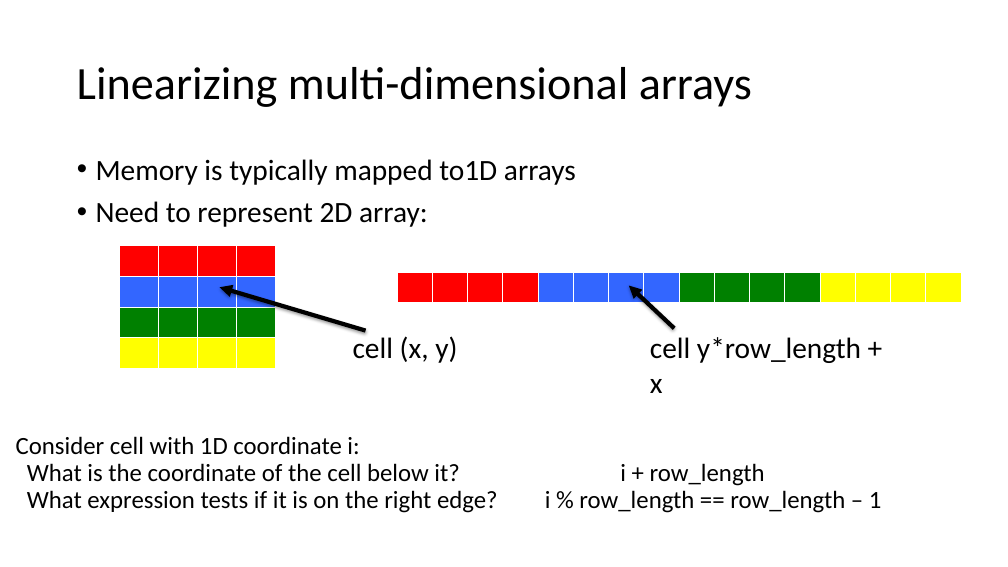
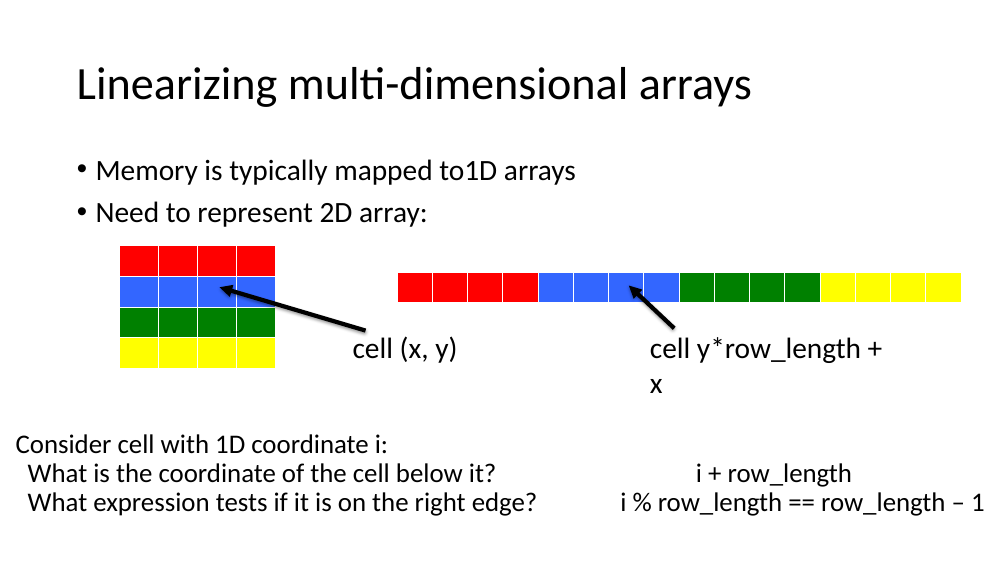
Before and after one commit to TeachingUndergradsCHC/modules, a slide deck: slide 14 of Programming/sycl/lecture_slides.pptx. Drawn at 1008x567 pixels with LibreOffice and Linux fonts; fonts in the diff are those of the drawing. Boxes give left, top, right and bottom in pixels: in the first picture for what was removed or moved away, otherwise in the second. Text is boxed around its words. In the diff, an @@ line names an element or a change of style, - is before the commit and + after.

```diff
--- a/Programming/sycl/lecture_slides.pptx
+++ b/Programming/sycl/lecture_slides.pptx
@@ text "Consider cell with 1D coordinate ..." at [16,434,985,516]: size 23.7 to 25.6 pt @@
```
Also in this commit, not shown: 5 other slides changed, 1 slide added, 1 slide removed, 2 other files.
